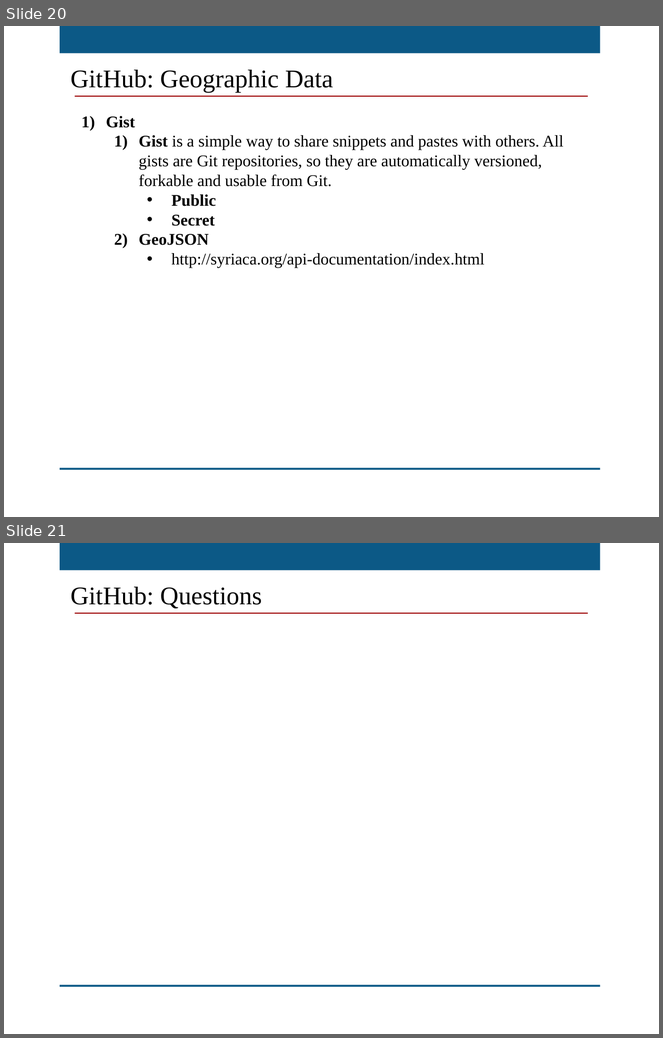
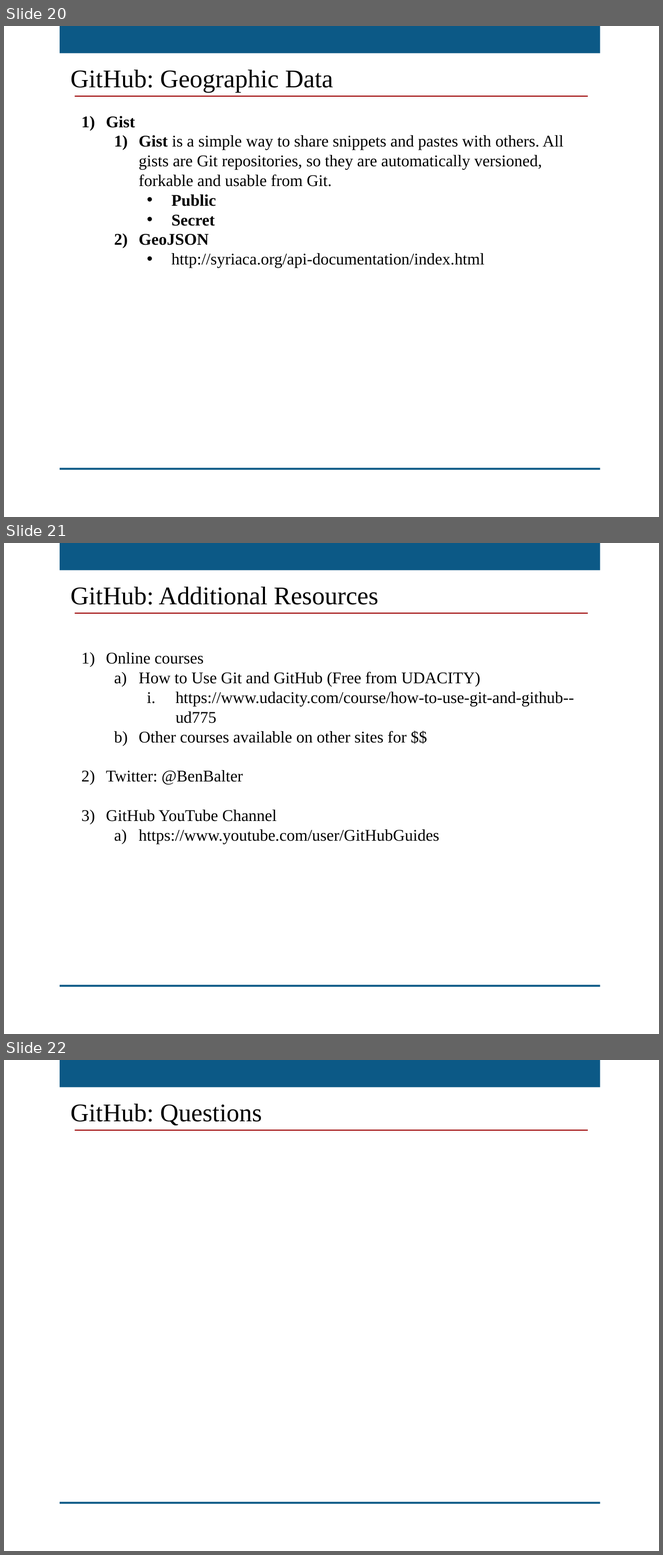
Before and after one commit to kansasgis/GithubWebinar_2015, a slide deck: MAGIC_GitHub_Webinar.pptx. Shown one above the other, each under a label of ours: slides 20 and 21 before the commit, slides 20, 21 and 22 after it. The pictures are 663x1038 and 663x1555 pixels, drawn with LibreOffice and Linux fonts; fonts in the diff are those of the drawing; background and template pictures are left out. Boxes give left, top, right and bottom in pixels: in the first picture for what was removed or moved away, otherwise in the second. Text is boxed around its words. In the diff, an @@ line names an element or a change of style, - is before the commit and + after.

Commit message:
Additional Resources
Added additional resources page

```diff
--- a/MAGIC_GitHub_Webinar.pptx
+++ b/MAGIC_GitHub_Webinar.pptx
@@ slide 21 added at [4,543,659,1034], background picture (left out); not listed: 2 template elements that a slide beside it also shows @@
@@ text added at [71,587,378,605], 28 pt, text #000000 @@
+GitHub: Additional Resources
@@ line added from (75, 613) to (588, 613), #9C0001 1.25 pt @@
@@ text added at [106,652,574,844], 18 pt, text #000000 @@
+1) Online courses
+  a) How to Use Git and GitHub (Free from UDACITY)
+    i. https://www.udacity.com/course/how-to-use-git-and-github--ud775
+  b) Other courses available on other sites for $$
+2) Twitter: @BenBalter
+3) GitHub YouTube Channel
+  a) https://www.youtube.com/user/GitHubGuides
@@ what was slide 21 is now slide 22 @@
```
